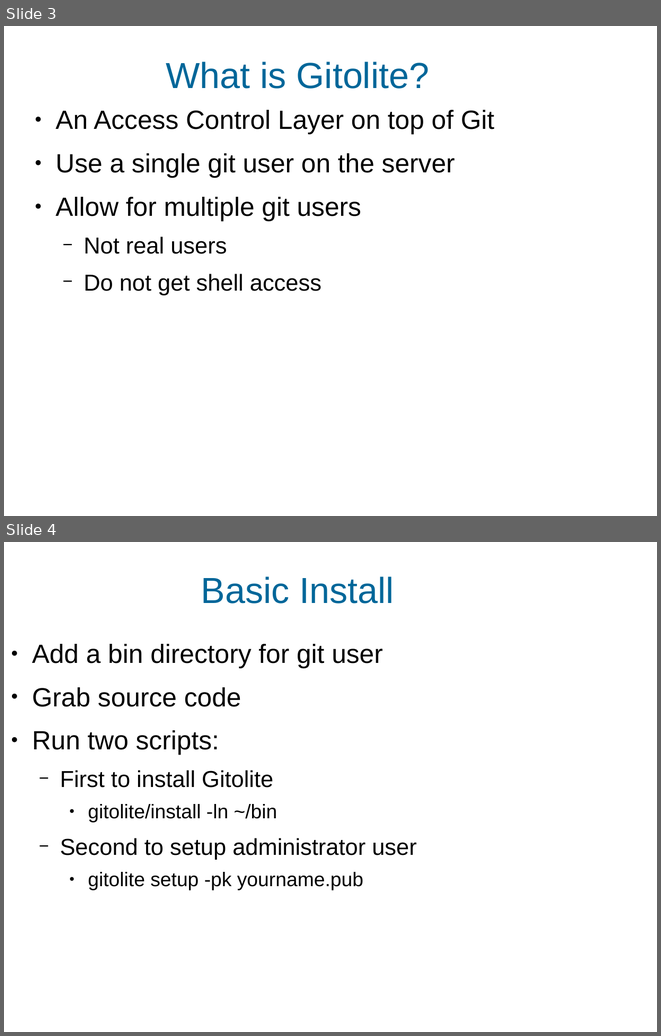
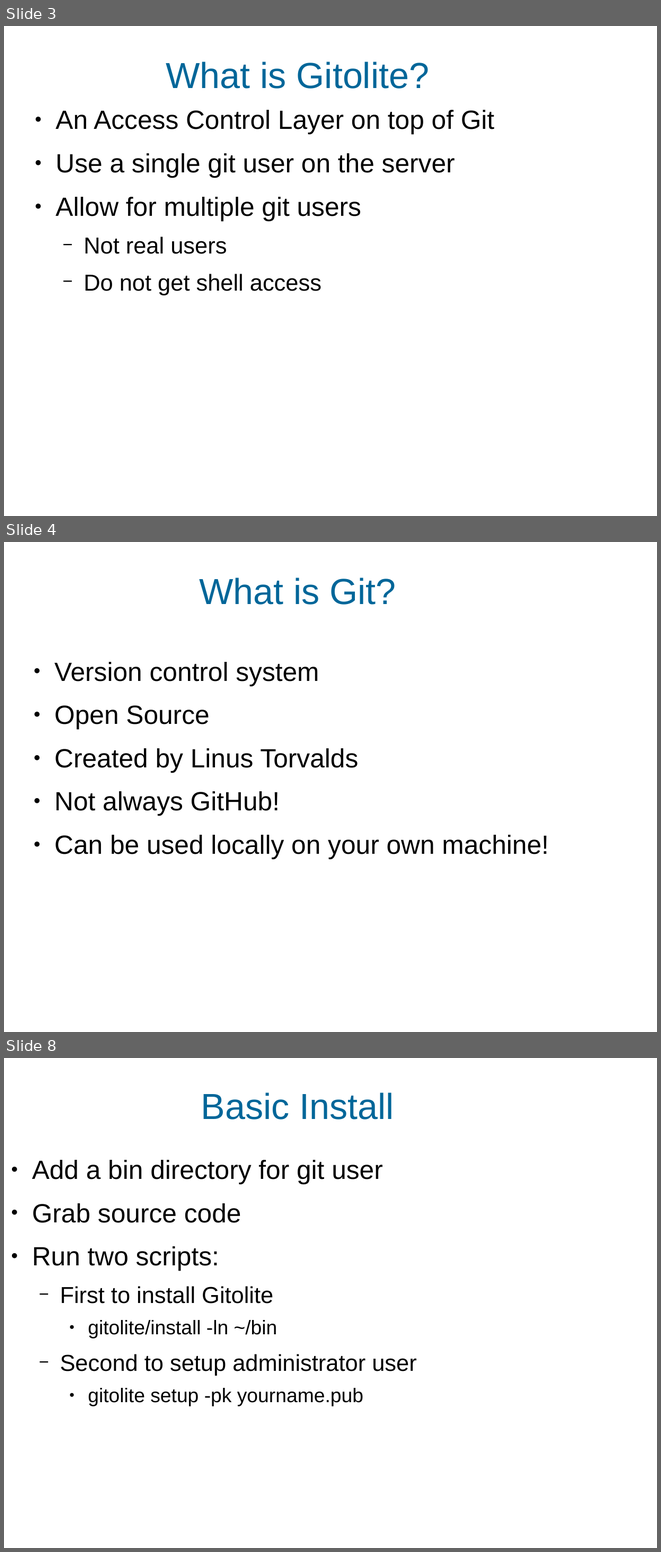
Before and after one commit to daemoneye/Gitolite-talk, a slide deck: gitolite.odp. Shown one above the other, each under a label of ours: slides 3 and 4 before the commit, slides 3, 4 and 8 after it; the slides between them are not shown. The pictures are 661x1036 and 661x1552 pixels, drawn with LibreOffice and Linux fonts; fonts in the diff are those of the drawing; background and template pictures are left out. Boxes give left, top, right and bottom in pixels: in the first picture for what was removed or moved away, otherwise in the second. Text is boxed around its words. In the diff, an @@ line names an element or a change of style, - is before the commit and + after.

Commit message:
Added content on what git is, expanded on gitolite

```diff
--- a/gitolite.odp
+++ b/gitolite.odp
@@ slide 4 added at box(4, 542, 657, 1032), background #FFFFFF @@
@@ title added at box(199, 578, 396, 605), 44 pt, text #006699 @@
+What is Git?
@@ text added at box(54, 662, 548, 859), 32 pt, text #000000 @@
+● Version control system
+● Open Source
+● Created by Linus Torvalds
+● Not always GitHub!
+● Can be used locally on your own machine!
@@ what was slide 4 is now slide 8 @@
```
Also in this commit, not shown: 1 slide changed, 3 other slides added.
